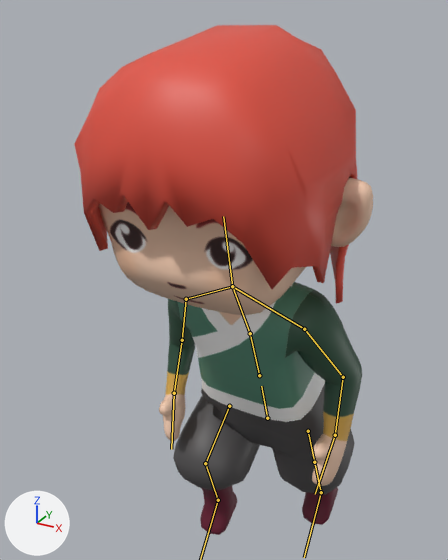
One commit to the FBX model Lost-Bird/Assets/Main/Art/Models/character_animation.fbx: the scene before it, then after it.
The view is the same before and after, from a 50 mm camera at (0.87, -1.95, 2.19) aimed at (-0.12, -0.15, 1.29). The axes (+X, +Y, +Z) are drawn at lower left. The lights are the same throughout. Both versions are drawn at frame 5 of the action 'Armature|Run'; the numbers are the values there. The bones that bend it are drawn over the model as lines.

In view in the first picture: 'body.004'.
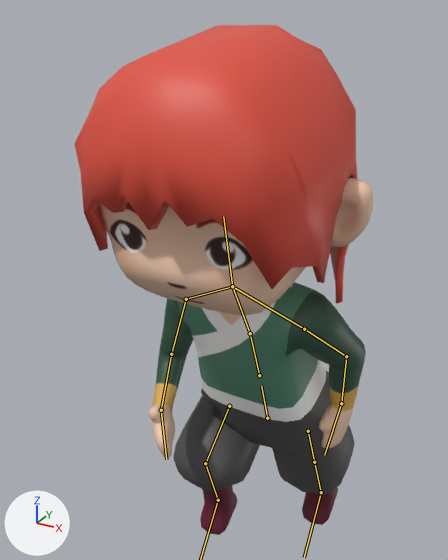
What differs and where, as boxes (x1, y1, x2, y2) in the pictures (448 x 560 px):
'body.004', posed: (74, 25, 373, 535) in both
bone 'arm1.L', root to tip: before (304, 329) to (343, 377); after (304, 329) to (346, 356)
bone 'arm1.R', root to tip: before (186, 299) to (182, 340); after (186, 299) to (171, 354)
bone 'arm2.R', root to tip: before (182, 340) to (174, 393); after (171, 354) to (161, 410)
bone 'hand.R', root to tip: before (174, 393) to (171, 449); after (161, 410) to (166, 459)

The change, as a diff of the scene's bpy script:
```diff
--- a/Lost-Bird/Assets/Main/Art/Models/character_animation.fbx.py
+++ b/Lost-Bird/Assets/Main/Art/Models/character_animation.fbx.py
@@ bone_arm1_l @@
 bone_arm1_l = bpy.data.objects['Armature'].pose.bones['arm1.L']  # child of 'shoulder.L'
-bone_arm1_l.rotation_quaternion = (0.842, 0.09, 0.139, -0.513)  # degrees (1, 19, -63)
+bone_arm1_l.rotation_quaternion = (0.796, 0.009, 0.281, -0.537)  # degrees (-19, 27, -73)
@@ bone_arm1_r @@
 bone_arm1_r = bpy.data.objects['Armature'].pose.bones['arm1.R']  # child of 'shoulder.R'
-bone_arm1_r.rotation_quaternion = (0.84, 0.144, -0.085, 0.517)  # degrees (9, -17, 62)
+bone_arm1_r.rotation_quaternion = (0.822, 0.26, 0.033, 0.506)  # degrees (28, -12, 60)
@@ bone_arm2_r @@
 bone_arm2_r = bpy.data.objects['Armature'].pose.bones['arm2.R']  # child of 'arm1.R'
-bone_arm2_r.rotation_quaternion = (0.94, 0.337, 0.01, 0.059)  # degrees (39, -1, 7)
+bone_arm2_r.rotation_quaternion = (0.906, 0.409, -0.01, 0.113)  # degrees (48, -6, 11)
@@ bone_hand_r @@
 bone_hand_r = bpy.data.objects['Armature'].pose.bones['hand.R']  # child of 'arm2.R'
-bone_hand_r.rotation_quaternion = (0.975, 0.179, 0.062, 0.114)  # degrees (21, 5, 14)
+bone_hand_r.rotation_quaternion = (0.958, 0.209, 0.074, 0.183)  # degrees (25, 4, 23)
```
